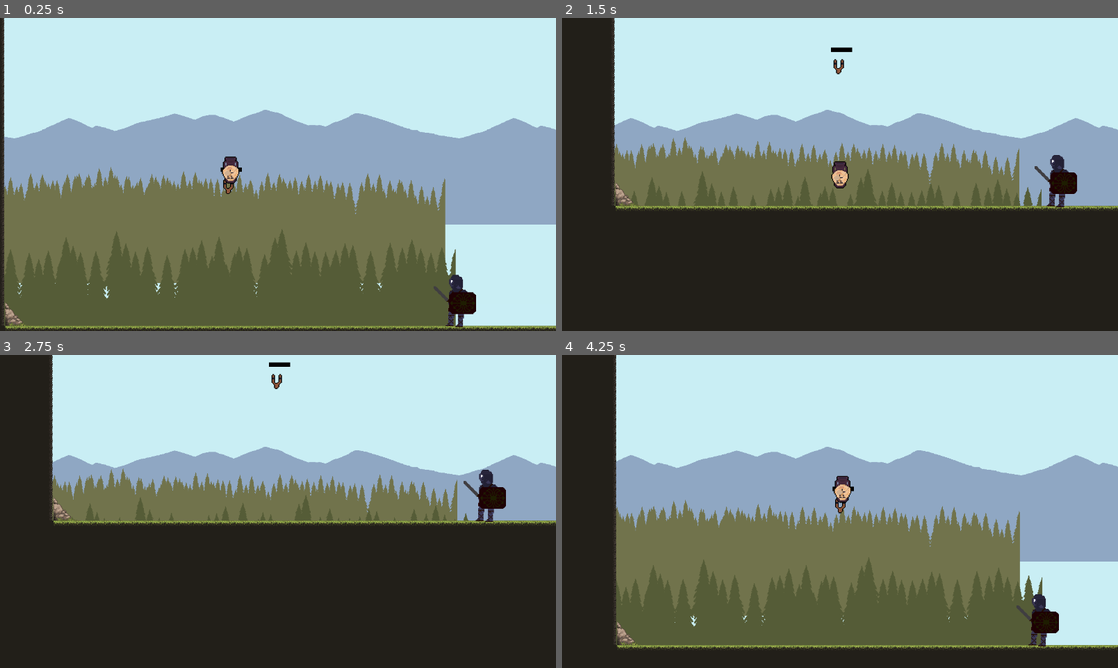
Above: before the commit, frames 1-4 (two rows, left to right).
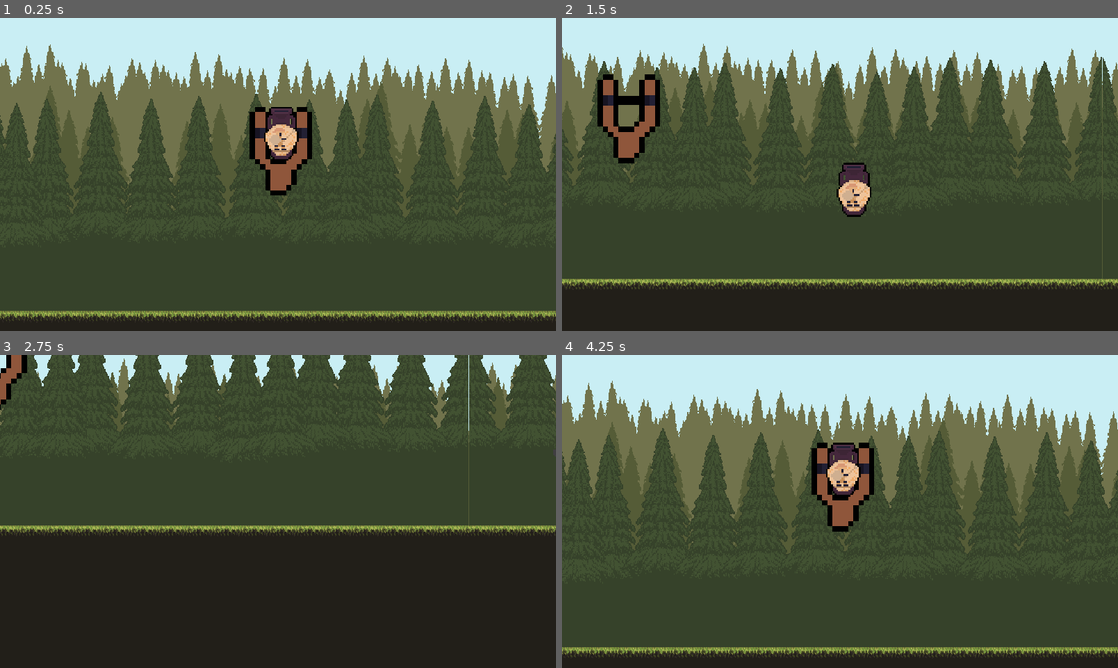
Above: after the commit, the same moments.

Repository: KasperKen/Assault-on-Archimedes
Game: Godot game, scene res://game.tscn
The game is run twice, just before and just after one commit, with the same random seed, the same clock (stepped at 60 frames per second) and the same inputs.
Inputs (mouse positions are in pixels of both pictures, inside the frame that each line leads up to):
- Up to frame 1 (0.25 s): no input
- Up to frame 2 (1.5 s): move the mouse to (789, 168) at 0.52 s; click (789, 168) at 0.6 s; move the mouse to (728, 190) at 1.27 s; click (728, 190) at 1.35 s
- Up to frame 3 (2.75 s): move the mouse to (333, 442) at 2.02 s; click (333, 442) at 2.1 s
- Up to frame 4 (4.25 s): move the mouse to (812, 574) at 2.77 s; click (812, 574) at 2.85 s; move the mouse to (1006, 558) at 3.52 s; click (1006, 558) at 3.6 s

The runs differ from the first frame. In frame 1, 80% of the frame differs, in the area x 0-100%, y 0-100%; in frame 2, 69%; in frame 3, 53%; in frame 4, 78%.

Commit message:
Fixed Resolution Issues

Diff:
--- a/project.godot
+++ b/project.godot
@@ -17,10 +17,14 @@
 
 [display]
 
-window/size/viewport_width=1280
-window/size/viewport_height=720
+window/size/viewport_width=640
+window/size/viewport_height=360
 window/size/mode=3
-window/stretch/aspect="ignore"
+window/size/resizable=false
+window/size/window_width_override=1280
+window/size/window_height_override=720
+window/stretch/mode="canvas_items"
+window/stretch/aspect="expand"
 
 [dotnet]
 
--- a/scenes/camera/Camera.gd
+++ b/scenes/camera/Camera.gd
@@ -2,8 +2,9 @@
 
 
 enum CameraState{
+	idle,
 	default,
-	follow,
+	follow
 }
 
 
@@ -33,21 +34,19 @@
 	if current_pot: connect_pot()
 	local_mouse_pos = get_viewport().get_mouse_position()
 	viewport_size = get_viewport().size
+	print_debug(local_mouse_pos)
 
 
 	match camera_state:
+
 		CameraState.default:
-
 			if local_mouse_pos.x < threshold and left_scroll:
 				position.x -= step
-			elif local_mouse_pos.x >= viewport_size.x - threshold and right_scroll:
+			elif local_mouse_pos.x >= (640) - threshold and right_scroll:
 				position.x += step
-
 
 		CameraState.follow:
 			location(current_pot.global_position)
-
-	pass
 
 
 func location(location):
@@ -70,13 +69,15 @@
 
 func _on_pot_impacted():
 	disconnect_pot()
-	camera_state = CameraState.default
+	camera_state = CameraState.idle
+
 
 func _on_pot_thrown():
 	camera_state = CameraState.follow
 
 
 func _on_cooldown_finished():
+	camera_state = CameraState.default
 	location(DefaultCameraLocation.global_position)
 
 
--- a/scenes/camera/Camera.tscn
+++ b/scenes/camera/Camera.tscn
@@ -9,6 +9,7 @@
 size = Vector2(25, 367)
 
 [node name="Camera2D" type="Camera2D"]
+position = Vector2(3, 0)
 scale = Vector2(-1, -1)
 position_smoothing_enabled = true
 position_smoothing_speed = 25.0
@@ -18,11 +19,11 @@
 unique_name_in_owner = true
 
 [node name="BoundraryLeft" type="CollisionShape2D" parent="CameraBoundary"]
-position = Vector2(639, 47)
+position = Vector2(321, 2)
 shape = SubResource("RectangleShape2D_aktbk")
 
 [node name="BoundaryRight" type="CollisionShape2D" parent="CameraBoundary"]
-position = Vector2(-638, 51)
+position = Vector2(-323, 8)
 shape = SubResource("RectangleShape2D_4fve6")
 
 [connection signal="body_entered" from="CameraBoundary" to="." method="_on_camera_boundary_body_entered"]
--- a/scenes/maps/level1.tscn
+++ b/scenes/maps/level1.tscn
@@ -6,8 +6,8 @@
 [ext_resource type="Texture2D" uid="uid://2ejr7s2jx6rs" path="res://assets/map/background/GandalfHardcore Background layers_layer 3.png" id="4_fpqp7"]
 [ext_resource type="Texture2D" uid="uid://6iei5uw18pld" path="res://assets/map/background/GandalfHardcore Background layers_layer 2.png" id="5_jbwqa"]
 [ext_resource type="Texture2D" uid="uid://c0ovaghyvdqw7" path="res://assets/map/background/GandalfHardcore Background layers_layer 1.png" id="6_fgq2c"]
-[ext_resource type="Script" path="res://scenes/camera/Camera.gd" id="7_edrpr"]
 [ext_resource type="PackedScene" uid="uid://dg71nnetl3fyu" path="res://scenes/slingshot/slingshot.tscn" id="8_iljwq"]
+[ext_resource type="PackedScene" uid="uid://bppk3o2d4wr4n" path="res://scenes/camera/Camera.tscn" id="8_qer8s"]
 
 [sub_resource type="TileSetAtlasSource" id="TileSetAtlasSource_4l3hr"]
 texture = ExtResource("1_7ld8k")
@@ -506,15 +506,16 @@
 [node name="Map" type="Node2D"]
 
 [node name="TileMap" type="TileMap" parent="."]
+position = Vector2(-168, -4)
 tile_set = SubResource("TileSet_5ofyv")
 format = 2
 layer_0/tile_data = PackedInt32Array(131071, 65536, 0, 196607, 65536, 1, 262143, 65536, 1, 327679, 65536, 1, 393215, 65 …(183157 unchanged characters)…
 
 [node name="Boundaries" type="Node2D" parent="."]
-position = Vector2(-3, -1)
+position = Vector2(-45, 0)
 
 [node name="LeftBoundary" type="StaticBody2D" parent="Boundaries" groups=["no_left"]]
-position = Vector2(9, 4)
+position = Vector2(-139, 12)
 
 [node name="LeftBoundaryColission" type="CollisionShape2D" parent="Boundaries/LeftBoundary"]
 position = Vector2(-268, -1276)
@@ -535,53 +536,63 @@
 [node name="ParallaxBackground" type="ParallaxBackground" parent="."]
 
 [node name="Sky" type="ParallaxLayer" parent="ParallaxBackground"]
-position = Vector2(3, -7)
+position = Vector2(-44, 0)
 motion_scale = Vector2(0, 0)
 motion_mirroring = Vector2(1024, 0)
 
 [node name="GandalfHardcoreBackgroundLayersLayer5" type="Sprite2D" parent="ParallaxBackground/Sky"]
-position = Vector2(2499, -641)
+position = Vector2(82, -630)
 scale = Vector2(22.5, 15)
 texture = ExtResource("2_md6g4")
 
 [node name="Mountains" type="ParallaxLayer" parent="ParallaxBackground"]
+position = Vector2(-203, -15)
 motion_scale = Vector2(0, 0)
 motion_mirroring = Vector2(1024, 0)
 
 [node name="GandalfHardcoreBackgroundLayersLayer4" type="Sprite2D" parent="ParallaxBackground/Mountains"]
-position = Vector2(487, 302)
+position = Vector2(223, 263)
 texture = ExtResource("3_0frpx")
 
 [node name="BackgroundTrees" type="ParallaxLayer" parent="ParallaxBackground"]
+position = Vector2(-190, -33)
 motion_scale = Vector2(0.25, 0.25)
 motion_mirroring = Vector2(1024, 0)
 
 [node name="GandalfHardcoreBackgroundLayersLayer3" type="Sprite2D" parent="ParallaxBackground/BackgroundTrees"]
-position = Vector2(502, 268)
+position = Vector2(492, 80)
 texture = ExtResource("4_fpqp7")
 
 [node name="MidgroundTrees" type="ParallaxLayer" parent="ParallaxBackground"]
+position = Vector2(-139, -6)
 motion_scale = Vector2(0.5, 0.5)
 motion_mirroring = Vector2(1024, 0)
 
 [node name="GandalfHardcoreBackgroundLayersLayer2" type="Sprite2D" parent="ParallaxBackground/MidgroundTrees"]
-position = Vector2(515, 262)
+position = Vector2(439, 39)
 texture = ExtResource("5_jbwqa")
 
 [node name="ForegroundTrees" type="ParallaxLayer" parent="ParallaxBackground"]
-position = Vector2(-29, 6)
-motion_mirroring = Vector2(1024, 0)
+position = Vector2(265, 8)
+motion_mirroring = Vector2(2044, 0)
 
 [node name="GandalfHardcoreBackgroundLayersLayer1" type="Sprite2D" parent="ParallaxBackground/ForegroundTrees"]
-position = Vector2(531, 238)
+position = Vector2(38, -143)
 texture = ExtResource("6_fgq2c")
 
-[node name="Camera2D" type="Camera2D" parent="."]
-position = Vector2(596, -316)
-script = ExtResource("7_edrpr")
+[node name="ForegroundTrees2" type="ParallaxLayer" parent="ParallaxBackground"]
+position = Vector2(1445, 9)
+motion_mirroring = Vector2(2043, 0)
+
+[node name="GandalfHardcoreBackgroundLayersLayer1" type="Sprite2D" parent="ParallaxBackground/ForegroundTrees2"]
+position = Vector2(-117, -143)
+texture = ExtResource("6_fgq2c")
 
 [node name="DefaultCameraLocation" type="Marker2D" parent="."]
-position = Vector2(481, -275)
+position = Vector2(267, -128)
 
 [node name="Slingshot" parent="." instance=ExtResource("8_iljwq")]
-position = Vector2(481, -278)
+position = Vector2(265, -128)
+
+[node name="Camera" parent="." instance=ExtResource("8_qer8s")]
+position = Vector2(267, -129)
--- a/scenes/slingshot/slingshot.gd
+++ b/scenes/slingshot/slingshot.gd
@@ -72,7 +72,6 @@
 			if ready_to_fire:
 				spawn_pot()
 				current_state = SlingshotState.idle
-	pass
 
 
 func spawn_pot():
--- a/scenes/slingshot/slingshot.tscn
+++ b/scenes/slingshot/slingshot.tscn
@@ -18,10 +18,10 @@
 
 [node name="DragComponent" parent="." instance=ExtResource("2_7w3po")]
 unique_name_in_owner = true
-position = Vector2(-88, -12)
+position = Vector2(0, 1)
 
 [node name="CollisionShape2D" type="CollisionShape2D" parent="DragComponent"]
-position = Vector2(92, -37)
+position = Vector2(2, -28)
 shape = SubResource("CircleShape2D_kqn4h")
 
 [node name="BackPoint" type="Marker2D" parent="."]
@@ -46,6 +46,7 @@
 
 [node name="Sprite2D" type="Sprite2D" parent="."]
 position = Vector2(-0.5, -0.999996)
+scale = Vector2(3, 3)
 texture = ExtResource("1_7jipr")
 
 [node name="SlingCooldown" type="Timer" parent="."]
